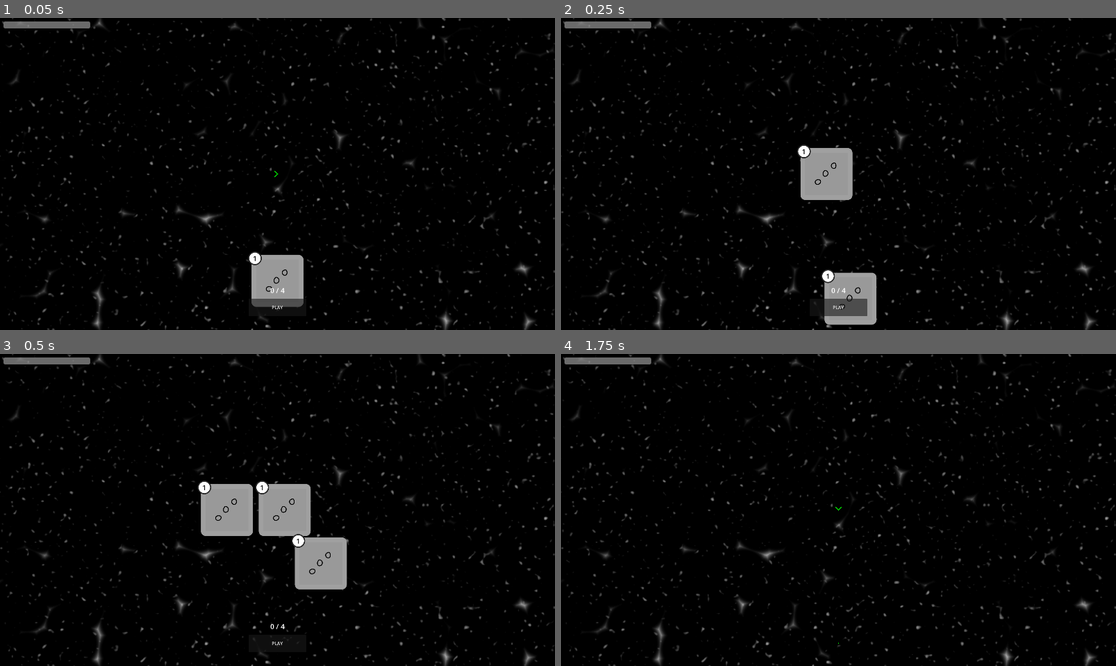
Above: before the commit, frames 1-4 (two rows, left to right).
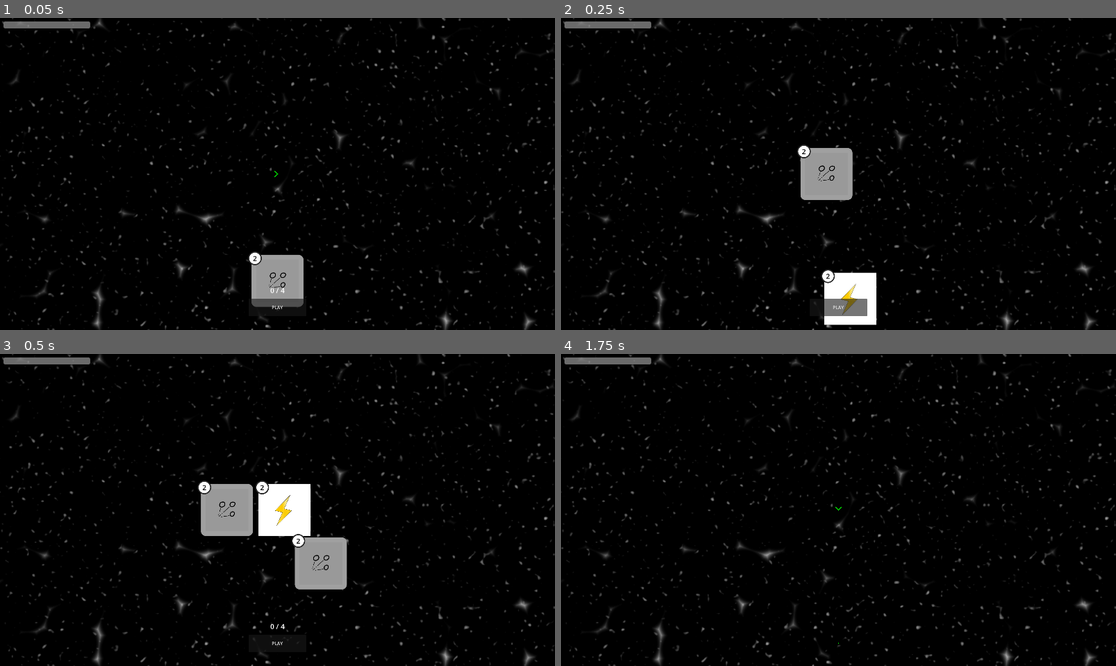
Above: after the commit, the same moments.

Repository: wpuerner/inferno
Game: Godot game, scene res://scenes/main.tscn
Same seed, same stepped clock (60 frames per second), same inputs: the game is played once before the commit and once after it. The engine's default icon, where the game draws it, is replaced by a stand-in: a white triangle on a blue panel in a dark square.
Inputs:
- Up to frame 1 (0.05 s): no input
- Up to frame 2 (0.25 s): no input
- Up to frame 3 (0.5 s): no input
- Up to frame 4 (1.75 s): click "PLAY" at 0.5 s; click "PLAY" at 1.25 s

The runs differ from the first frame. In frame 1, less than 0.1% of the frame differs, in the area x 45-52%, y 76-88%; in frame 2, 1.6%; in frame 3, 1.7%, in the area x 36-60%, y 41-71%; in frame 4, nothing differs.

Commit message:
adds chain lightning rune

Diff:
--- /dev/null
+++ b/scenes/attributes/attribute/array_attribute.gd
@@ -0,0 +1,11 @@
+class_name ArrayAttribute extends Attribute
+
+@export var value: Array
+
+func add(value):
+	var array = get_value()
+	array.append(value)
+	set_value(array)
+
+func get_default_value():
+	return value
--- a/scenes/attributes/bullet_spawn/bullet_spawn_attribute.gd
+++ /dev/null
@@ -1,4 +0,0 @@
-extends Attribute
-
-func get_default_value():
-	return null
--- a/scenes/attributes/bullet_spawn/bullet_spawn_attribute.tres
+++ b/scenes/attributes/bullet_spawn/bullet_spawn_attribute.tres
@@ -1,6 +1,7 @@
 [gd_resource type="Resource" load_steps=2 format=3 uid="uid://x35ji78kslr2"]
 
-[ext_resource type="Script" path="res://scenes/attributes/bullet_spawn/bullet_spawn_attribute.gd" id="1_038he"]
+[ext_resource type="Script" path="res://scenes/attributes/attribute/array_attribute.gd" id="1_dvy4a"]
 
 [resource]
-script = ExtResource("1_038he")
+script = ExtResource("1_dvy4a")
+value = []
--- /dev/null
+++ b/scenes/effects/chain_lightning/chain_lightning.gd
@@ -0,0 +1,41 @@
+extends Node2D
+
+@export var scan_shape: Shape2D
+
+var remaining_jumps: int = 3
+var used_targets: Array[Node2D] = []
+
+func _ready():
+	#  Only spawn lightning with 25% probability
+	if randf() < 0.75:
+		queue_free()
+		return
+	var scan_origin: Vector2 = global_position
+	var space_state: PhysicsDirectSpaceState2D = get_world_2d().direct_space_state
+	for n in range(0, remaining_jumps):
+		var found_targets = _scan_for_targets(space_state, scan_origin)
+		var filtered_targets = found_targets.filter(func(target): return !used_targets.has(target))
+		if filtered_targets.size() == 0: break
+		filtered_targets.sort_custom(func(a, b): return scan_origin.distance_to(a.global_position) < scan_origin.distance_to(b.global_position))
+		var target = filtered_targets[0]
+		used_targets.append(target)
+		scan_origin = target.global_position
+	for mob in used_targets:
+		if mob.has_method("apply_damage"): mob.apply_damage(1)
+	queue_redraw()
+	await get_tree().create_timer(0.2).timeout
+	queue_free()
+
+func _scan_for_targets(space_state: PhysicsDirectSpaceState2D, origin: Vector2) -> Array:
+	var params: PhysicsShapeQueryParameters2D = PhysicsShapeQueryParameters2D.new()
+	params.collide_with_areas = true
+	params.collision_mask = 2
+	params.shape = scan_shape
+	params.transform = Transform2D(0, origin)
+	return space_state.intersect_shape(params).map(func(result): return result.collider)
+
+func _draw():
+	if used_targets.size() == 0: return
+	var points = used_targets.map(func(target): return target.global_position - global_position)
+	points.push_front(Vector2.ZERO)
+	draw_polyline(points, Color.SKY_BLUE, 2)
--- /dev/null
+++ b/scenes/effects/chain_lightning/chain_lightning.tscn
@@ -0,0 +1,10 @@
+[gd_scene load_steps=3 format=3 uid="uid://udah5qb2ogwe"]
+
+[ext_resource type="Script" path="res://scenes/effects/chain_lightning/chain_lightning.gd" id="1_4ntlh"]
+
+[sub_resource type="CircleShape2D" id="CircleShape2D_6pgu3"]
+radius = 200.0
+
+[node name="ChainLightning" type="Node2D"]
+script = ExtResource("1_4ntlh")
+scan_shape = SubResource("CircleShape2D_6pgu3")
--- /dev/null
+++ b/scenes/effects/chain_lightning/chain_lightning_test.gd
@@ -0,0 +1,18 @@
+extends Node2D
+
+func _ready():
+	for child in find_children("FlockingMob*"):
+		child.target = $Target
+
+func _input(event: InputEvent):
+	if !event.is_action_pressed("primary_fire"): return
+	var chain_lightning = preload("res://scenes/effects/chain_lightning/chain_lightning.tscn").instantiate()
+	chain_lightning.global_position = $Target.global_position
+	add_child(chain_lightning)
+
+func _physics_process(_delta):
+	$Target.global_position = get_global_mouse_position()
+	queue_redraw()
+
+func _draw():
+	draw_circle($Target.global_position, 4, Color.GREEN)
--- /dev/null
+++ b/scenes/effects/chain_lightning/chain_lightning_test.tscn
@@ -0,0 +1,42 @@
+[gd_scene load_steps=3 format=3 uid="uid://cxwr361cmkx56"]
+
+[ext_resource type="Script" path="res://scenes/effects/chain_lightning/chain_lightning_test.gd" id="1_fw4u0"]
+[ext_resource type="PackedScene" uid="uid://bnek4ymnsbngc" path="res://scenes/mobs/flocking_mob/flocking_mob.tscn" id="2_qkoq8"]
+
+[node name="ChainLightningTest" type="Node2D"]
+script = ExtResource("1_fw4u0")
+
+[node name="FlockingMob" parent="." instance=ExtResource("2_qkoq8")]
+position = Vector2(331, 203)
+
+[node name="FlockingMob2" parent="." instance=ExtResource("2_qkoq8")]
+position = Vector2(547, 148)
+
+[node name="FlockingMob3" parent="." instance=ExtResource("2_qkoq8")]
+position = Vector2(590, 305)
+
+[node name="FlockingMob4" parent="." instance=ExtResource("2_qkoq8")]
+position = Vector2(416, 381)
+
+[node name="FlockingMob5" parent="." instance=ExtResource("2_qkoq8")]
+position = Vector2(246, 419)
+
+[node name="FlockingMob6" parent="." instance=ExtResource("2_qkoq8")]
+position = Vector2(115, 279)
+
+[node name="FlockingMob7" parent="." instance=ExtResource("2_qkoq8")]
+position = Vector2(140, 114)
+
+[node name="FlockingMob8" parent="." instance=ExtResource("2_qkoq8")]
+position = Vector2(272, 63)
+
+[node name="FlockingMob9" parent="." instance=ExtResource("2_qkoq8")]
+position = Vector2(407, 55)
+
+[node name="FlockingMob10" parent="." instance=ExtResource("2_qkoq8")]
+position = Vector2(687, 80)
+
+[node name="FlockingMob11" parent="." instance=ExtResource("2_qkoq8")]
+position = Vector2(759, 245)
+
+[node name="Target" type="Node2D" parent="."]
--- a/scenes/main.tscn
+++ b/scenes/main.tscn
@@ -1,8 +1,9 @@
-[gd_scene load_steps=19 format=3 uid="uid://bl5h7px3w3u8b"]
+[gd_scene load_steps=21 format=3 uid="uid://bl5h7px3w3u8b"]
 
 [ext_resource type="PackedScene" uid="uid://pdahs317ljur" path="res://scenes/player/player.tscn" id="1_tjb1v"]
 [ext_resource type="Script" path="res://scenes/main.gd" id="1_vyh3l"]
 [ext_resource type="Resource" uid="uid://bt2vdbxh8y806" path="res://scenes/attributes/player_health/player_health_attribute.tres" id="2_fudvi"]
+[ext_resource type="PackedScene" uid="uid://d18sfh71rhqin" path="res://scenes/runes/chain_lightning/chain_lightning.tscn" id="5_xlueb"]
 [ext_resource type="PackedScene" uid="uid://box2am0ofumyl" path="res://scenes/runes/health_up/health_up.tscn" id="6_xrlci"]
 [ext_resource type="PackedScene" uid="uid://civ2xg8s4n6fc" path="res://scenes/prizes/prize_overlay.tscn" id="9_hd1gy"]
 [ext_resource type="Script" path="res://scenes/handlers/attribute_handler.gd" id="11_iv0nd"]
@@ -12,6 +13,7 @@
 [ext_resource type="Resource" uid="uid://bbpwmmq75kbng" path="res://scenes/attributes/fire_rate_multiplier/fire_rate_multiplier_attribute.tres" id="13_tntb4"]
 [ext_resource type="Resource" uid="uid://cy6fljp2cby66" path="res://scenes/attributes/number_projectiles_attribute/number_projectiles_attribute.tres" id="14_hff7d"]
 [ext_resource type="PackedScene" uid="uid://v55nyikrr6u6" path="res://scenes/runes/number_projectiles_up/number_projectiles_up.tscn" id="15_2rxl3"]
+[ext_resource type="Resource" uid="uid://x35ji78kslr2" path="res://scenes/attributes/bullet_spawn/bullet_spawn_attribute.tres" id="16_7irv4"]
 [ext_resource type="PackedScene" uid="uid://bol8r1078ljn6" path="res://scenes/interface/hand_interface/hand.tscn" id="19_j6yop"]
 [ext_resource type="PackedScene" uid="uid://dyxjrdhdnrs2b" path="res://scenes/game_camera.tscn" id="20_q2ocl"]
 
@@ -51,6 +53,8 @@
 [node name="RunePool" type="Node" parent="."]
 script = ExtResource("12_pu1ml")
 
+[node name="ChainLightning" parent="RunePool" instance=ExtResource("5_xlueb")]
+
 [node name="FireRateUp" parent="RunePool" instance=ExtResource("13_g0dpi")]
 
 [node name="FireRateUp2" parent="RunePool" instance=ExtResource("13_g0dpi")]
@@ -198,7 +202,7 @@
 
 [node name="AttributeHandler" type="Node" parent="."]
 script = ExtResource("11_iv0nd")
-attributes = Array[ExtResource("12_ngoiw")]([ExtResource("2_fudvi"), ExtResource("13_tntb4"), ExtResource("14_hff7d")])
+attributes = Array[ExtResource("12_ngoiw")]([ExtResource("2_fudvi"), ExtResource("13_tntb4"), ExtResource("14_hff7d"), ExtResource("16_7irv4")])
 
 [connection signal="was_killed" from="Player" to="." method="_on_player_was_killed"]
 [connection signal="pressed" from="GameplayMenuCanvasLayer/GameOverMenu/MarginContainer/HBoxContainer/NewRunButton" to="." method="_on_new_run_button_pressed"]
--- a/scenes/objects/bullet/bullet.gd
+++ b/scenes/objects/bullet/bullet.gd
@@ -16,14 +16,14 @@
 	if !results.is_empty():
 		body = results[0].collider
 		if body:
+			if body.has_method("apply_damage"):
+				body.apply_damage(1)
 			if bullet_spawn_attribute.get_value() != null:
-				var spawn = load(bullet_spawn_attribute.get_value()).instantiate()
-				spawn.global_position = global_position
-				add_sibling.call_deferred(spawn)
-			elif body.has_method("apply_damage"):
-				body.apply_damage(1)
+				for res in bullet_spawn_attribute.get_value():
+					var spawn = res.instantiate()
+					spawn.global_position = global_position
+					add_sibling.call_deferred(spawn)
 		queue_free()
-
 
 func _draw():
 	draw_circle(Vector2.ZERO, 1, Color.GREEN, true)
--- a/scenes/prizes/prize_overlay.gd
+++ b/scenes/prizes/prize_overlay.gd
@@ -6,7 +6,8 @@
 const RUNES = \
 [preload("res://scenes/runes/health_up/health_up.tscn"), \
 preload("res://scenes/runes/fire_rate_up/fire_rate_up.tscn"), \
-preload("res://scenes/runes/number_projectiles_up/number_projectiles_up.tscn")]
+preload("res://scenes/runes/number_projectiles_up/number_projectiles_up.tscn"), \
+preload("res://scenes/runes/chain_lightning/chain_lightning.tscn")]
 const PRIZE_SIZE: int = 3
 
 func open():
--- /dev/null
+++ b/scenes/runes/chain_lightning/chain_lightning.gd
@@ -0,0 +1,6 @@
+extends Rune
+
+var bullet_spawn_attribute: ArrayAttribute = preload("res://scenes/attributes/bullet_spawn/bullet_spawn_attribute.tres")
+
+func activate():
+	bullet_spawn_attribute.add(preload("res://scenes/effects/chain_lightning/chain_lightning.tscn"))
--- /dev/null
+++ b/scenes/runes/chain_lightning/chain_lightning.tscn
@@ -0,0 +1,13 @@
+[gd_scene load_steps=4 format=3 uid="uid://d18sfh71rhqin"]
+
+[ext_resource type="PackedScene" uid="uid://cn4mq7b3ab4pw" path="res://scenes/runes/rune.tscn" id="1_3mqqs"]
+[ext_resource type="Script" path="res://scenes/runes/chain_lightning/chain_lightning.gd" id="2_tnclh"]
+[ext_resource type="Texture2D" uid="uid://cdsmy3u62w43v" path="res://scenes/runes/chain_lightning/lightning-bolt-icon-lightning-bolt-or-clipart-vector.jpg" id="3_j5unv"]
+
+[node name="ChainLightning" instance=ExtResource("1_3mqqs")]
+script = ExtResource("2_tnclh")
+display_name = "CHAIN LIGHTNING"
+icon = ExtResource("3_j5unv")
+rarity = 1
+effect_description = "Chance to chain damaging lightning between mobs"
+cost = 2
Binary file added: scenes/runes/chain_lightning/lightning-bolt-icon-lightning-bolt-or-clipart-vector.jpg
Not shown, added: scenes/runes/chain_lightning/lightning-bolt-icon-lightning-bolt-or-clipart-vector.jpg.import
